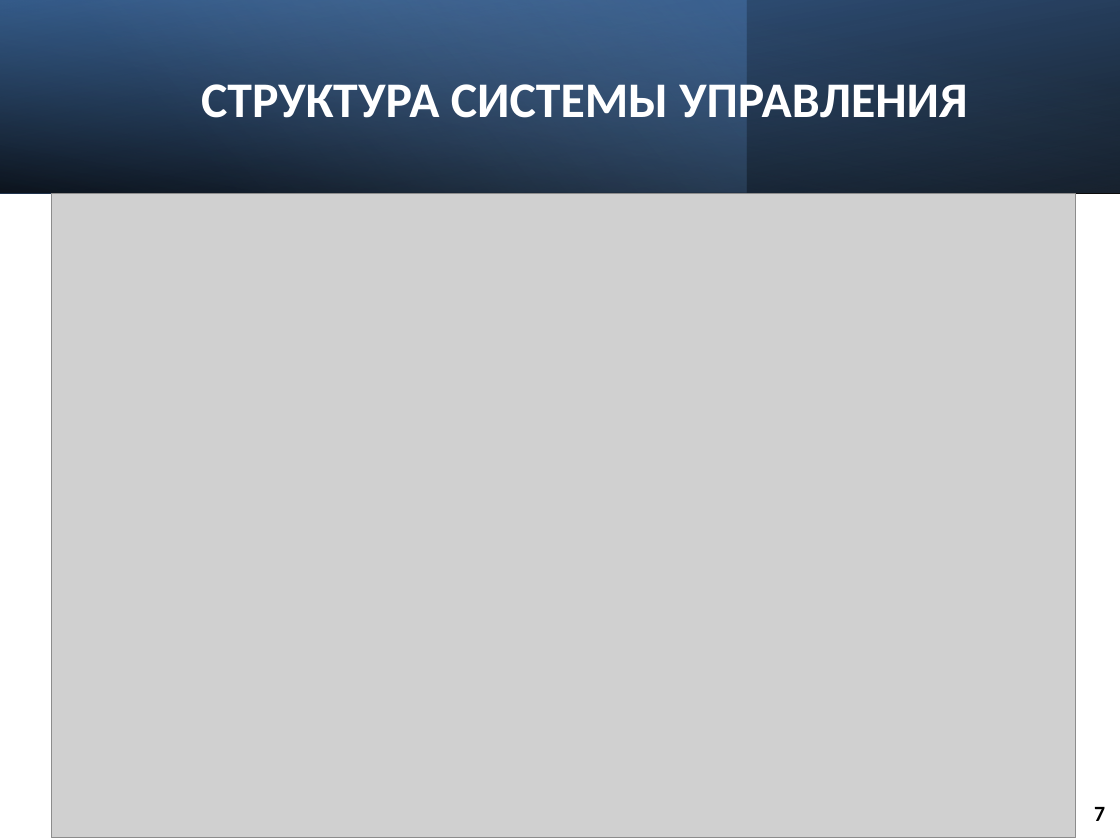
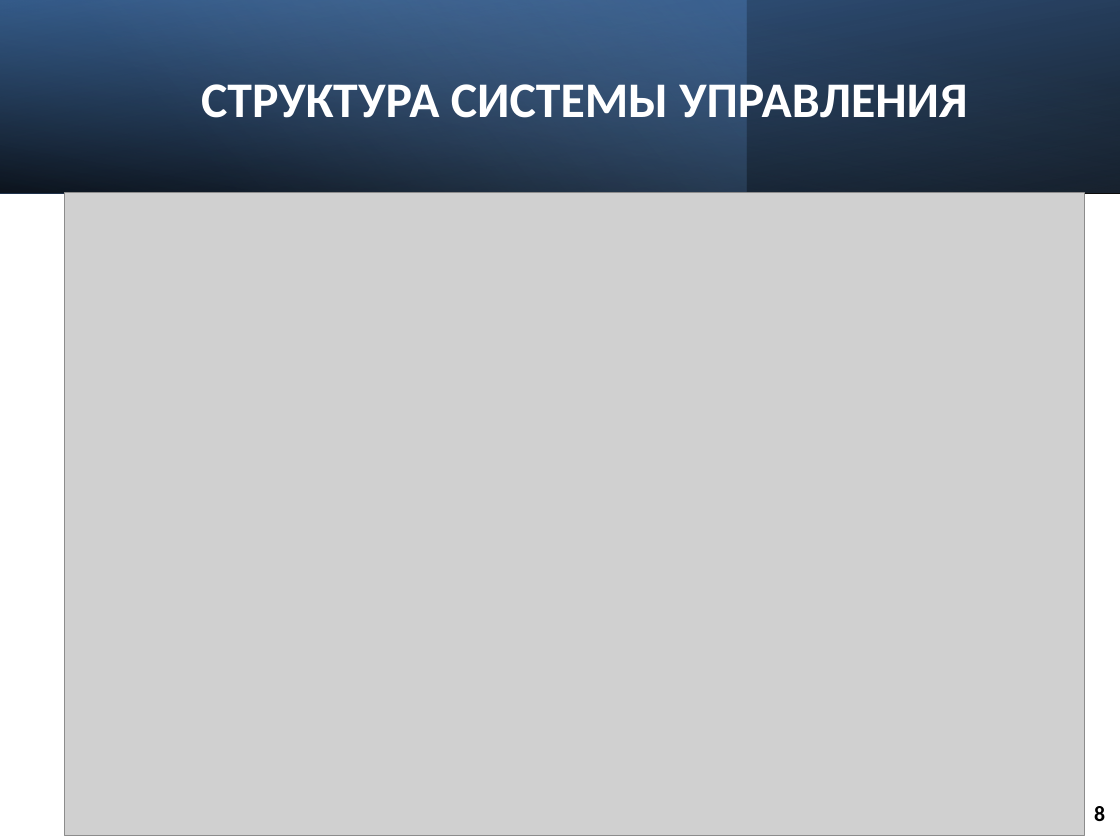
Before and after one commit to buigbvns/diplom, a slide deck: slide 8 of презентации/мобильная платформа.pptx (slide 7 before the commit). Drawn at 1120x840 pixels with LibreOffice and Linux fonts; fonts in the diff are those of the drawing; grey boxes stand for pictures. Boxes give left, top, right and bottom in pixels: in the first picture for what was removed or moved away, otherwise in the second. Text is boxed around its words. In the diff, an @@ line names an element or a change of style, - is before the commit and + after.

```diff
--- a/презентации/мобильная платформа.pptx
+++ b/презентации/мобильная платформа.pptx
@@ picture: place and size @@
-picture at (52, 194, 1075, 838)
+picture at (64, 193, 1084, 836)
@@ page number at (1094, 806, 1105, 821): text changed @@
-7
+8
```
Also in this commit, not shown: 1 other slide changed, 1 slide added, 1 other file.
